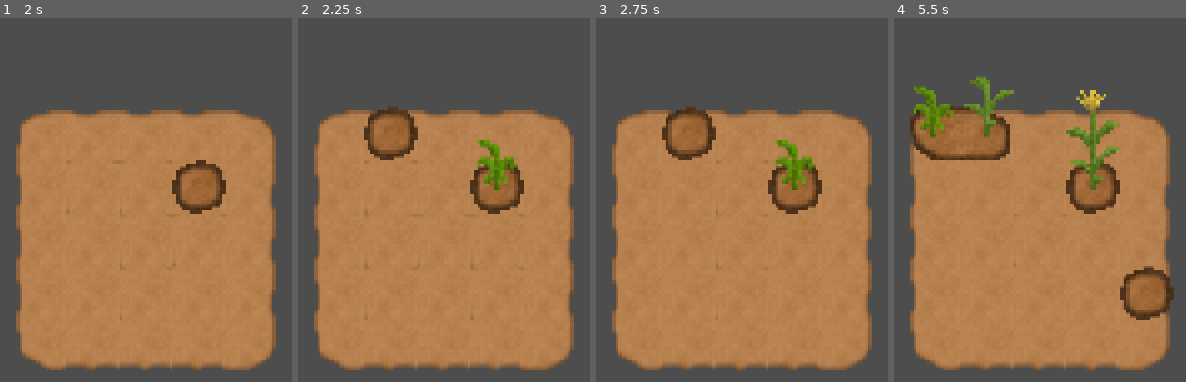
Above: before the commit, frames 1-4 (left to right).
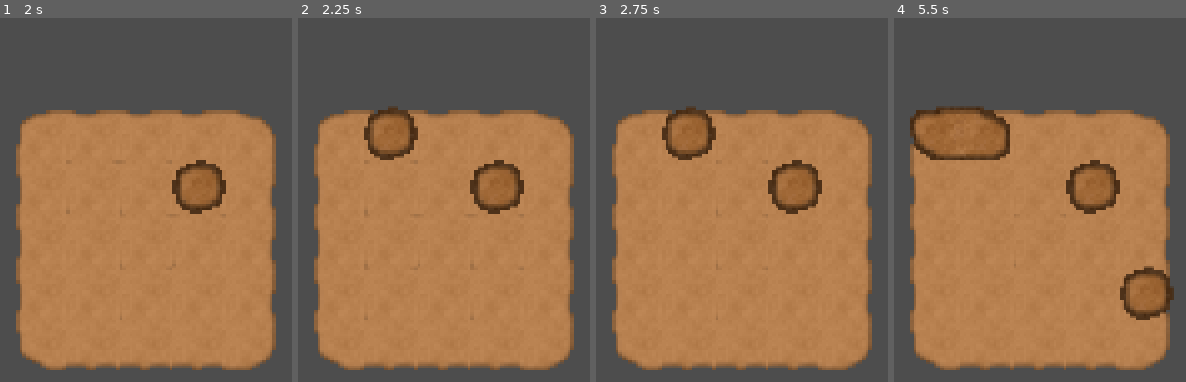
Above: after the commit, the same moments.

Repository: Sosenteam/farmy-farm
Game: Godot game, scene res://world.tscn
Same seed, same stepped clock (60 frames per second), same inputs: the game is played once before the commit and once after it. This scene is started directly instead of the project's main scene.
Inputs (mouse positions are in pixels of both pictures, inside the frame that each line leads up to):
- Up to frame 1 (2 s): tap Enter at 0.5 s; move the mouse to (outside the picture) at 0.52 s; click (outside the picture) at 0.67 s; tap Space at 1.25 s; move the mouse to (outside the picture) at 1.27 s; click (outside the picture) at 1.42 s
- Up to frame 2 (2.25 s): tap Enter at 2 s; move the mouse to (outside the picture) at 2.02 s; click (outside the picture) at 2.17 s
- Up to frame 3 (2.75 s): no input
- Up to frame 4 (5.5 s): tap Space at 2.75, 4.25 s; move the mouse to (987, 105) at 2.77 s; click (987, 105) at 2.92 s; tap Enter at 3.5 s; move the mouse to (outside the picture) at 3.52 s; click (outside the picture) at 3.67 s; move the mouse to (outside the picture) at 4.27 s; click (outside the picture) at 4.42 s; move the mouse to (outside the picture) at 5.02 s; click (outside the picture) at 5.17 s

Frame 1 is identical in both runs. In frame 2, 0.9% of the frame differs, in the area x 61-76%, y 33-48%; in frame 3, 0.9%; in frame 4, 3.3%, in the area x 6-78%, y 15-48%.

Commit message:
New constants

Diff:
--- a/tiles/implementations/occupant_implementations/plants/carrot.gd
+++ b/tiles/implementations/occupant_implementations/plants/carrot.gd
@@ -4,7 +4,13 @@
 	crop_name = &"carrot"
 	growth_stages = Tile.constants.carrot_grow_stages
 	base_growth_rate = Tile.constants.carrot_grow_speed
-	#TODO: Add personalized nutrient uptakes for each type of plant
+
+	n_per_yield = Tile.constants.carrot_n_per_yield
+	p_per_yield = Tile.constants.carrot_p_per_yield
+	k_per_yield = Tile.constants.carrot_k_per_yield
+	n_happy_amount = Tile.constants.carrot_n_happy_amount
+	p_happy_amount = Tile.constants.carrot_p_happy_amount
+	k_happy_amount = Tile.constants.carrot_k_happy_amount
 
 func tick() -> void:
 	super()
--- a/tiles/implementations/occupant_implementations/plants/corn.gd
+++ b/tiles/implementations/occupant_implementations/plants/corn.gd
@@ -4,7 +4,13 @@
 	crop_name = &"corn"
 	growth_stages = Tile.constants.corn_grow_stages
 	base_growth_rate = Tile.constants.corn_grow_speed
-	#TODO: Add personalized nutrient uptakes for each type of plant
+
+	n_per_yield = Tile.constants.corn_n_per_yield
+	p_per_yield = Tile.constants.corn_p_per_yield
+	k_per_yield = Tile.constants.corn_k_per_yield
+	n_happy_amount = Tile.constants.corn_n_happy_amount
+	p_happy_amount = Tile.constants.corn_p_happy_amount
+	k_happy_amount = Tile.constants.corn_k_happy_amount
 
 func tick() -> void:
 	super()
--- a/tiles/implementations/occupant_implementations/plants/plant.gd
+++ b/tiles/implementations/occupant_implementations/plants/plant.gd
@@ -5,9 +5,12 @@
 var growth_stages:Array
 var current_growth_stage:int = 0
 var base_growth_rate:float = Tile.constants.BASE_GROWTH_RATE
-var phosphorus_uptake:float = Tile.constants.BASE_NUTRIENT_UPTAKE
-var potassium_uptake:float = Tile.constants.BASE_NUTRIENT_UPTAKE
-var nitrogen_uptake:float = Tile.constants.BASE_NUTRIENT_UPTAKE
+var n_per_yield:float = Tile.constants.BASE_NUTRIENT_PER_YIELD
+var p_per_yield:float = Tile.constants.BASE_NUTRIENT_PER_YIELD
+var k_per_yield:float = Tile.constants.BASE_NUTRIENT_PER_YIELD
+var n_happy_amount:float = Tile.constants.BASE_NUTRIENT_HAPPY_AMOUNT
+var p_happy_amount:float = Tile.constants.BASE_NUTRIENT_HAPPY_AMOUNT
+var k_happy_amount:float = Tile.constants.BASE_NUTRIENT_HAPPY_AMOUNT
 var harvestable:bool = false
 var yield_count = Tile.constants.BASE_YIELD_COUNT
 
@@ -17,25 +20,30 @@
 	if tile.ground is TilledDirt: # You never know
 		var dirt_tile = tile.ground as TilledDirt
 
+		# ==== Grow ==== #
 		var effectiveGrowthRate = \
 			base_growth_rate * \
-			_get_nutrient_multiplier(dirt_tile.nitrogen, nitrogen_uptake) * \
-			_get_nutrient_multiplier(dirt_tile.phosphorus, phosphorus_uptake) * \
-			_get_nutrient_multiplier(dirt_tile.potassium, potassium_uptake) * \
+			_get_nutrient_multiplier(dirt_tile.nitrogen, n_happy_amount) * \
+			_get_nutrient_multiplier(dirt_tile.phosphorus, p_happy_amount) * \
+			_get_nutrient_multiplier(dirt_tile.potassium, k_happy_amount) * \
 			dirt_tile.growth_rate_multiplier
 
 		growth_percentage += effectiveGrowthRate;
-		#print(str(base_growth_rate) + " " + str(effectiveGrowthRate))
+		print(str(base_growth_rate) + " " + str(effectiveGrowthRate))
 
 		if growth_stages.size() - 1 > current_growth_stage: # not at max
 			if growth_percentage >= growth_stages[current_growth_stage + 1]:
 				current_growth_stage += 1
 				change_growth_stage.emit(crop_name, current_growth_stage)
 
+		# ==== Nutrients ==== #
+		dirt_tile.change_nutrients(-n_per_yield, -p_per_yield, -k_per_yield)
+
+
 func _get_nutrient_multiplier(soil_has:float, plant_wants:float):
 	if soil_has < plant_wants:
 		return 0.6
-	if (plant_wants == 0) or (soil_has / plant_wants < 1.25):
+	if (plant_wants == 0) or (soil_has / plant_wants < 20):
 		return 1.0
 	return 1.25
 
--- a/tiles/implementations/occupant_implementations/plants/wheat.gd
+++ b/tiles/implementations/occupant_implementations/plants/wheat.gd
@@ -4,7 +4,13 @@
 	crop_name = &"wheat"
 	growth_stages = Tile.constants.wheat_grow_stages
 	base_growth_rate = Tile.constants.wheat_grow_speed
-	#TODO: Add personalized nutrient uptakes for each type of plant
+
+	n_per_yield = Tile.constants.wheat_n_per_yield
+	p_per_yield = Tile.constants.wheat_p_per_yield
+	k_per_yield = Tile.constants.wheat_k_per_yield
+	n_happy_amount = Tile.constants.wheat_n_happy_amount
+	p_happy_amount = Tile.constants.wheat_p_happy_amount
+	k_happy_amount = Tile.constants.wheat_k_happy_amount
 
 func tick() -> void:
 	super()
--- a/tiles/tile_constants.gd
+++ b/tiles/tile_constants.gd
@@ -6,8 +6,8 @@
 const ticks_per_day:int = ticks_per_second * 90
 @export var BASE_WATER_LOSS:float = 1.0/ticks_per_day
 @export var BASE_GROWTH_RATE:float = 1.0/480.0 # 0.00208333333
-#@export var BASE_NUTRIENT_UPTAKE:float = 0.25/ticks_per_day
-@export var BASE_NUTRIENT_UPTAKE:float = 0
+@export var BASE_NUTRIENT_PER_YIELD:float = 0
+@export var BASE_NUTRIENT_HAPPY_AMOUNT:float = 0
 @export var BASE_YIELD_COUNT = 1
 
 @export var nutrient_capacity:float = 200
@@ -17,20 +17,29 @@
 @export_group("Wheat")
 @export var wheat_grow_speed = 0.01 # Make Randomised?
 @export var wheat_grow_stages = [0,0.25,0.5,0.75,1]
-@export var wheat_n_uptake = 1.20
-@export var wheat_p_uptake = 0.52
-@export var wheat_k_uptake = 0.38
+@export var wheat_n_per_yield = 1.20
+@export var wheat_p_per_yield = 0.52
+@export var wheat_k_per_yield = 0.38
+@export var wheat_n_happy_amount = 1.20
+@export var wheat_p_happy_amount = 0.52
+@export var wheat_k_happy_amount = 0.38
 
 @export_group("Carrot")
 @export var carrot_grow_speed = 0.01 # Make Randomised?
 @export var carrot_grow_stages = [0,0.3,0.6,1]
-@export var carrot_n_uptake = 0.17
-@export var carrot_p_uptake = 0.09
-@export var carrot_k_uptake = 0.34
+@export var carrot_n_per_yield = 1.20
+@export var carrot_p_per_yield = 0.52
+@export var carrot_k_per_yield = 0.38
+@export var carrot_n_happy_amount = 1.20
+@export var carrot_p_happy_amount = 0.52
+@export var carrot_k_happy_amount = 0.38
 
 @export_group("Corn")
 @export var corn_grow_speed = 0.01 # Make Randomised?
 @export var corn_grow_stages = [0,0.25,0.5,0.75,1]
-@export var corn_n_uptake = 0.90
-@export var corn_p_uptake = 0.35
-@export var corn_k_uptake = 0.27
+@export var corn_n_per_yield = 1.20
+@export var corn_p_per_yield = 0.52
+@export var corn_k_per_yield = 0.38
+@export var corn_n_happy_amount = 1.20
+@export var corn_p_happy_amount = 0.52
+@export var corn_k_happy_amount = 0.38
Not shown: 1 places in world.tscn that only renumber resources
